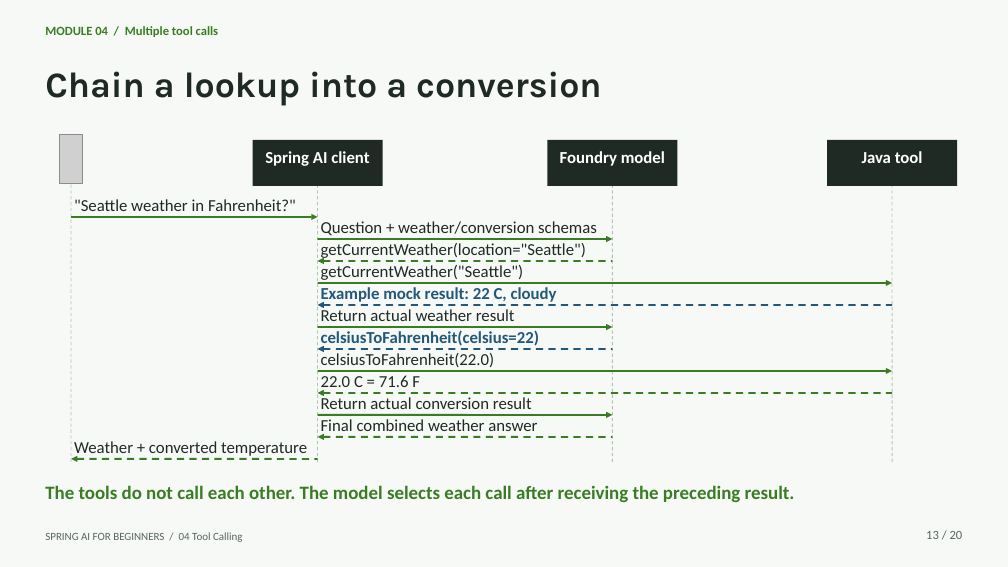
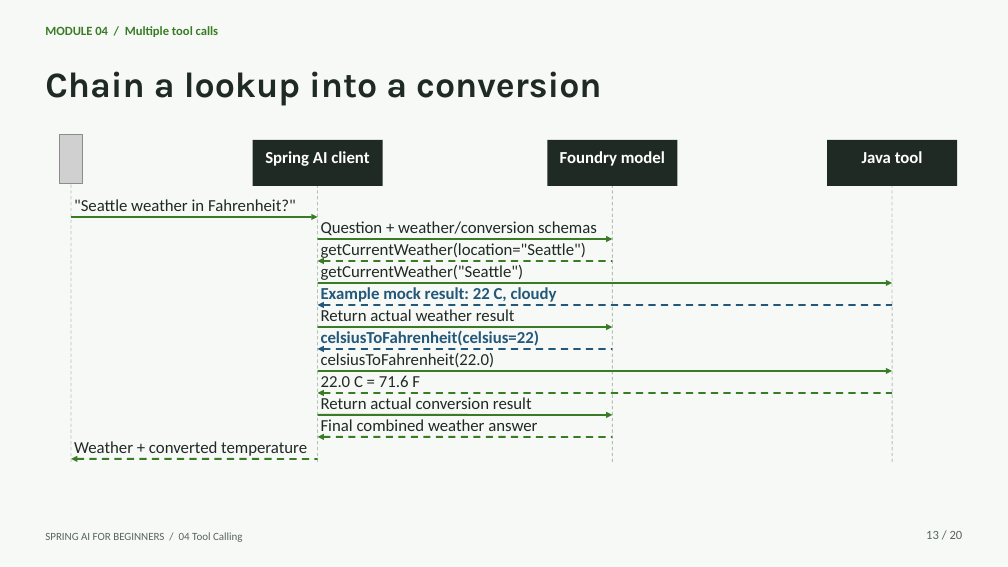
Before and after one commit to microsoft/Spring-AI-for-Beginners, a slide deck: slide 13 of presentations/04-tool-calling-with-spring-ai.pptx. Drawn at 1008x567 pixels with LibreOffice and Linux fonts; fonts in the diff are those of the drawing; grey boxes stand for pictures. Boxes give left, top, right and bottom in pixels: in the first picture for what was removed or moved away, otherwise in the second. Text is boxed around its words. In the diff, an @@ line names an element or a change of style, - is before the commit and + after.

```diff
--- a/presentations/04-tool-calling-with-spring-ai.pptx
+++ b/presentations/04-tool-calling-with-spring-ai.pptx
@@ text removed at <box>45,485,795,502</box> @@
-The tools do not call each other. The model selects each call after receiving the preceding result.
```
Also in this commit, not shown: 18 other slides changed, 5 other files.
